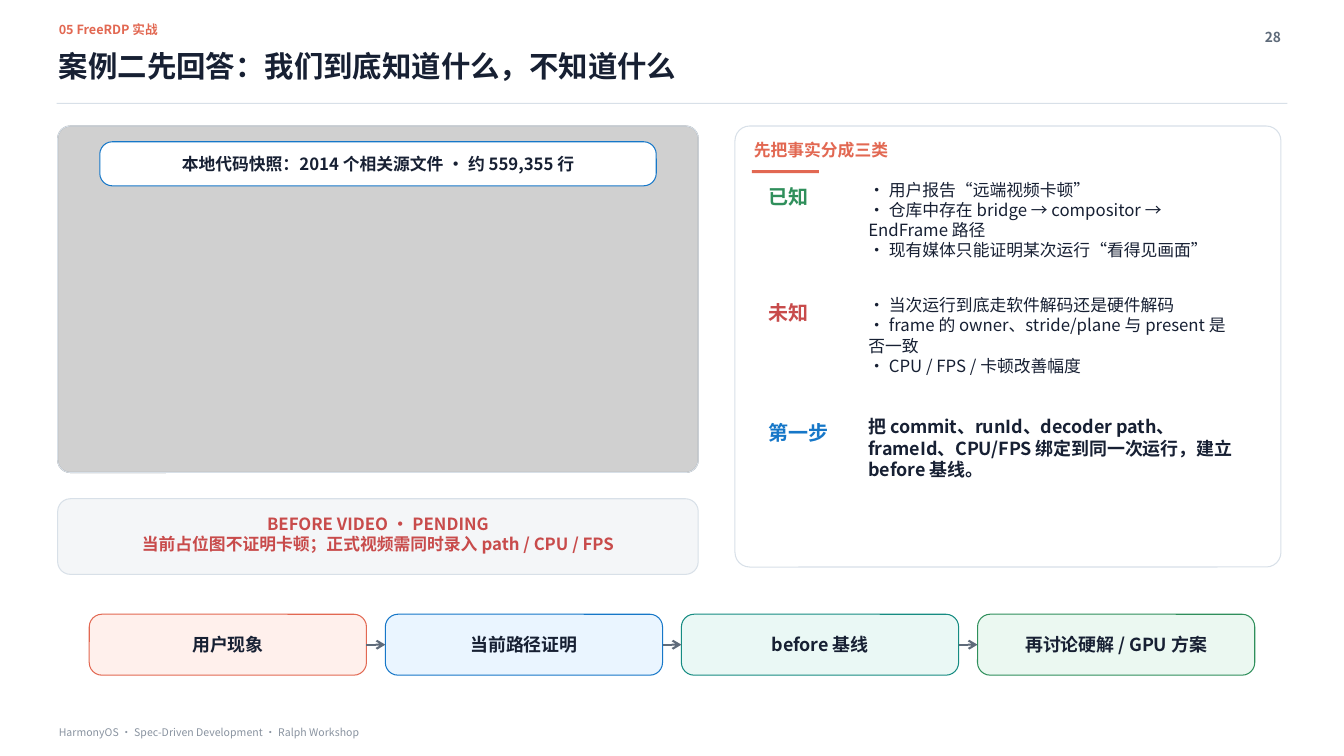
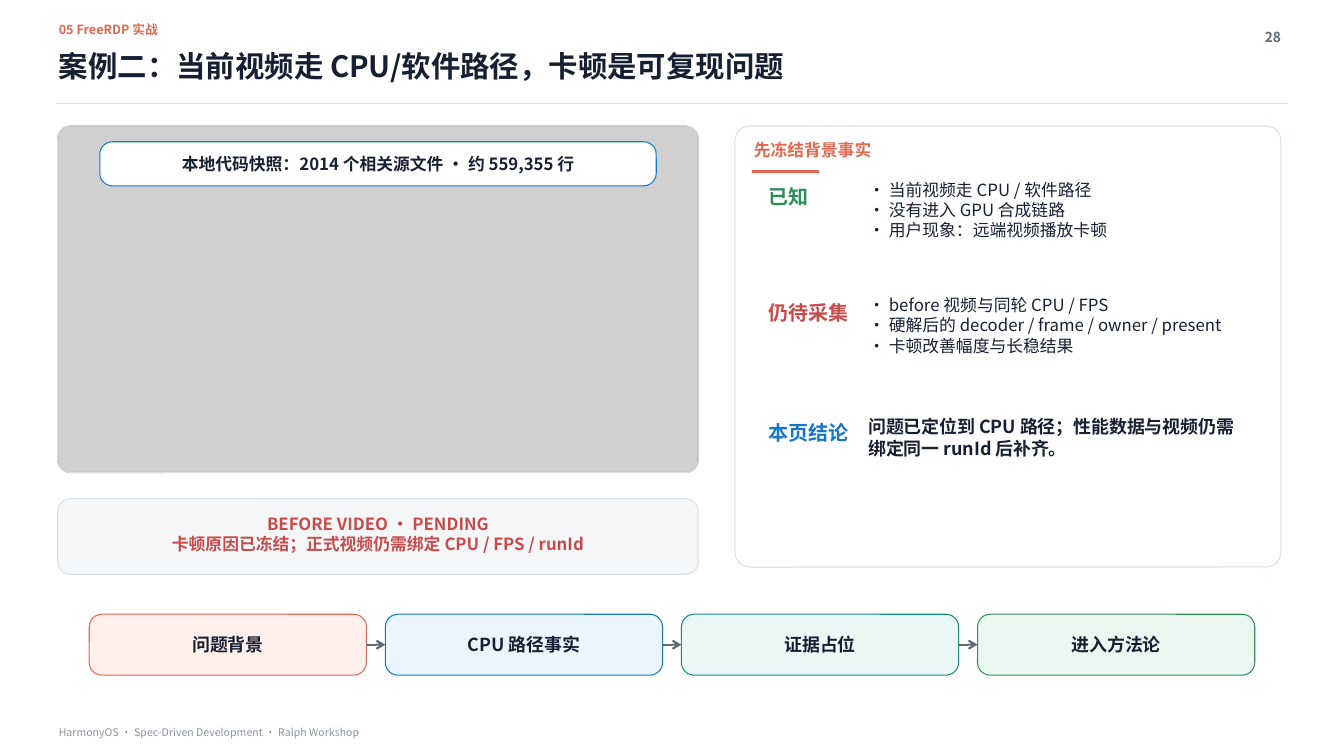
Before and after one commit to xiaomu120413/harmonyos-sdd-ralph-workshop, a slide deck: slide 28 of deliverables/HarmonyOS_SDD_Ralph_Workshop_MDM证据增强版.pptx. Drawn at 1344x756 pixels with LibreOffice and Linux fonts; fonts in the diff are those of the drawing; grey boxes stand for pictures. Boxes give left, top, right and bottom in pixels: in the first picture for what was removed or moved away, otherwise in the second. Text is boxed around its words. In the diff, an @@ line names an element or a change of style, - is before the commit and + after.

```diff
--- a/deliverables/HarmonyOS_SDD_Ralph_Workshop_MDM证据增强版.pptx
+++ b/deliverables/HarmonyOS_SDD_Ralph_Workshop_MDM证据增强版.pptx
@@ text at (59,52,784,83): text changed @@
-案例二先回答：我们到底知道什么，不知道什么
+案例二：当前视频走 CPU/软件路径，卡顿是可复现问题
@@ text at (754,142,871,158): text changed @@
-先把事实分成三类
+先冻结背景事实
@@ text at (889,182,1107,238): text changed @@
-• 用户报告“远端视频卡顿”
-• 仓库中存在 bridge → compositor → EndFrame 路径
-• 现有媒体只能证明某次运行“看得见画面”
+• 当前视频走 CPU / 软件路径
+• 没有进入 GPU 合成链路
+• 用户现象：远端视频播放卡顿
@@ text at (889,297,1222,354): text changed @@
-• 当次运行到底走软件解码还是硬件解码
-• frame 的 owner、stride/plane 与 present 是否一致
-• CPU / FPS / 卡顿改善幅度
+• before 视频与同轮 CPU / FPS
+• 硬解后的 decoder / frame / owner / present
+• 卡顿改善幅度与长稳结果
@@ text at (769,303,849,322): text changed @@
-未知
+仍待采集
@@ text at (868,417,1234,457): text changed @@
-把 commit、runId、decoder path、frameId、CPU/FPS 绑定到同一次运行，建立 before 基线。
+问题已定位到 CPU 路径；性能数据与视频仍需绑定同一 runId 后补齐。
@@ text at (769,423,849,442): text changed @@
-第一步
+本页结论
@@ text at (172,535,584,553): text changed @@
-当前占位图不证明卡顿；正式视频需同时录入 path / CPU / FPS
+卡顿原因已冻结；正式视频仍需绑定 CPU / FPS / runId
@@ text at (192,636,263,653): text changed @@
-用户现象
+问题背景
@@ text at (468,635,580,653): text changed @@
-当前路径证明
+CPU 路径事实
@@ text at (784,635,855,653): text changed @@
-before 基线
+证据占位
@@ text at (1072,635,1161,653): text changed @@
-再讨论硬解 / GPU 方案
+进入方法论
```
Also in this commit, not shown: 5 other slides changed, 34 other files.
